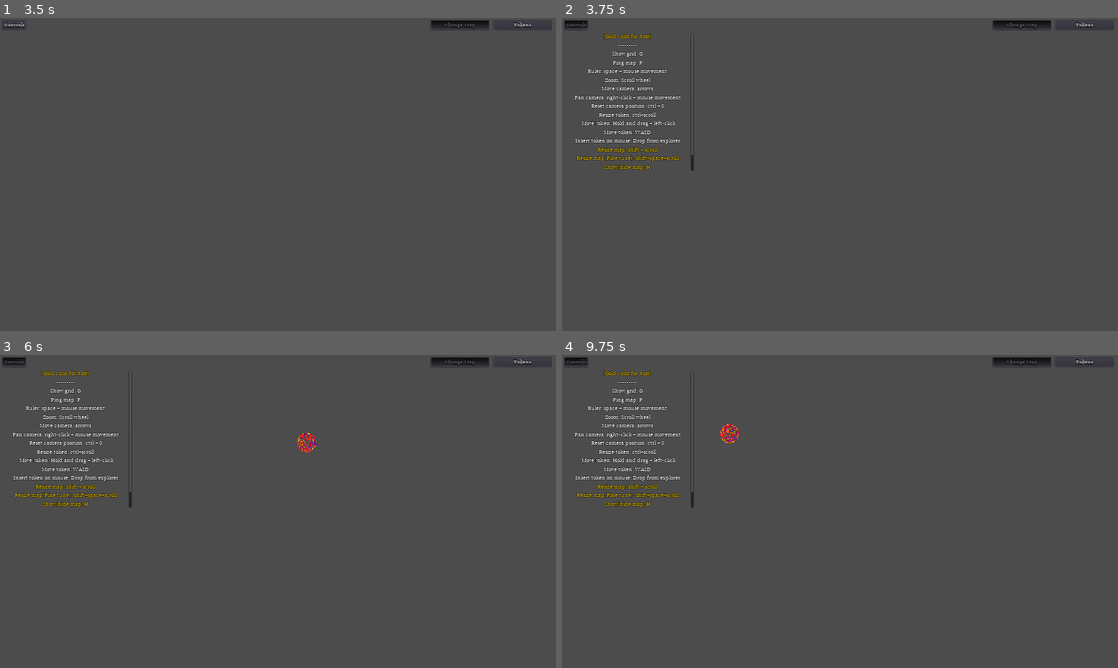
Above: before the commit, frames 1-4 (two rows, left to right).
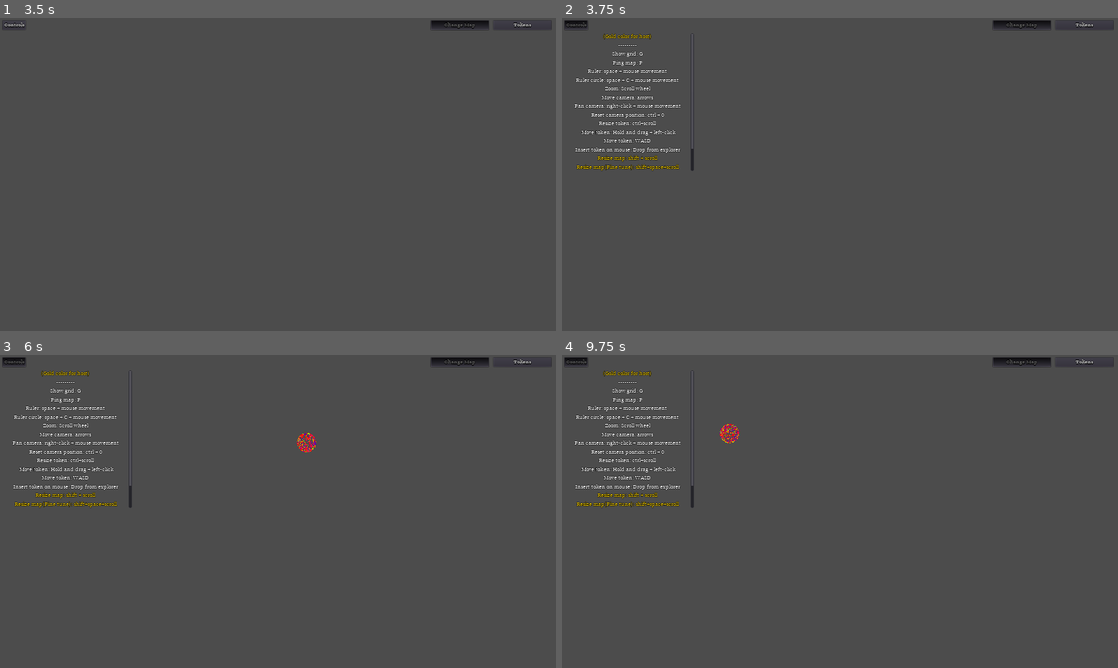
Above: after the commit, the same moments.

Repository: Vargdidan/DunjanTools
Game: Godot game, scene res://GUI/MainMenu.tscn
Two runs of this game, one before a commit and one after it. Both use one fixed random seed, a clock stepped at 60 frames per second and the inputs below.
Inputs (mouse positions are in pixels of both pictures, inside the frame that each line leads up to):
- Up to frame 1 (3.5 s): click "Host a game" at 0.5 s; click "Enter offline" at 1.25 s; click "Tokens" at 2 s; click "Change Map" at 2.75 s
- Up to frame 2 (3.75 s): click "Controls" at 3.5 s
- Up to frame 3 (6 s): tap Enter at 4.25, 5.75 s; move the mouse to (400, 495) at 4.27 s; hold Right (ui_right) 4.28-5.03 s; hold C (circle, bound only after the commit) 4.28-5.03 s; tap Space at 5 s; move the mouse to (166, 527) at 5.02 s; hold Down (ui_down) 5.03-5.78 s; tap Delete (delete) at 5.1 s; tap C (circle, bound only after the commit) at 5.3 s; move the mouse to (333, 442) at 5.77 s; hold Right (ui_right) from 5.78 s (still down); hold C (circle, bound only after the commit) from 5.78 s (still down); tap P (ping) at 5.85 s
- Up to frame 4 (9.75 s): move the mouse to (812, 574) at 6.52 s; release Right (ui_right) at 6.53 s; release C (circle, bound only after the commit) at 6.53 s; hold Up (ui_up) 6.53-7.28 s; tap Keypad 0 (zero_camera) at 6.6 s; tap C (circle, bound only after the commit) at 6.8, 8.1 s; tap Space at 7.25, 8.75 s; move the mouse to (1006, 558) at 7.27 s; hold C (circle, bound only after the commit) 7.28-8.03 s; hold Left (ui_left) 7.28-8.78 s; tap Enter at 8 s; move the mouse to (673, 464) at 8.02 s; move the mouse to (867, 511) at 8.77 s; hold Down (ui_down) 8.78-9.53 s; hold C (circle, bound only after the commit) 8.78-9.53 s; tap Delete (delete) at 8.85 s; move the mouse to (756, 433) at 9.52 s; hold Right (ui_right) from 9.53 s (still down); tap P (ping) at 9.6 s

Frame 1 is identical in both runs. In frame 2, 1.6% of the frame differs, in the area x 2-24%, y 19-49%; in frame 3, 1.6%; in frame 4, 1.6%.
Error in both runs: Invalid get index 'name' (on base: 'Nil'). (res://Session/Battlemap.gd:35)

Commit message:
Add files via upload

Diff:
--- a/DunjanTools/GUI/Controls.tscn
+++ b/DunjanTools/GUI/Controls.tscn
@@ -54,7 +54,7 @@
 
 [node name="VBoxContainer" type="VBoxContainer" parent="VSplitContainer/ControlsContainer"]
 margin_right = 436.0
-margin_bottom = 536.0
+margin_bottom = 566.0
 grow_horizontal = 0
 size_flags_horizontal = 3
 size_flags_vertical = 3
@@ -99,110 +99,118 @@
 text = "Ruler: space + mouse movement"
 align = 1
 
+[node name="Label17" type="Label" parent="VSplitContainer/ControlsContainer/VBoxContainer"]
+margin_top = 150.0
+margin_right = 436.0
+margin_bottom = 176.0
+custom_fonts/font = ExtResource( 3 )
+text = "Ruler circle: space + C + mouse movement"
+align = 1
+
 [node name="Label2" type="Label" parent="VSplitContainer/ControlsContainer/VBoxContainer"]
-margin_top = 150.0
-margin_right = 436.0
-margin_bottom = 176.0
+margin_top = 180.0
+margin_right = 436.0
+margin_bottom = 206.0
 custom_fonts/font = ExtResource( 3 )
 text = "Zoom: Scroll wheel"
 align = 1
 
 [node name="Label8" type="Label" parent="VSplitContainer/ControlsContainer/VBoxContainer"]
-margin_top = 180.0
-margin_right = 436.0
-margin_bottom = 206.0
+margin_top = 210.0
+margin_right = 436.0
+margin_bottom = 236.0
 custom_fonts/font = ExtResource( 3 )
 text = "Move camera: arrows"
 align = 1
 
 [node name="Label6" type="Label" parent="VSplitContainer/ControlsContainer/VBoxContainer"]
-margin_top = 210.0
-margin_right = 436.0
-margin_bottom = 236.0
+margin_top = 240.0
+margin_right = 436.0
+margin_bottom = 266.0
 custom_fonts/font = ExtResource( 3 )
 text = "Pan camera: right-click + mouse movement"
 align = 1
 
 [node name="Label7" type="Label" parent="VSplitContainer/ControlsContainer/VBoxContainer"]
-margin_top = 240.0
-margin_right = 436.0
-margin_bottom = 266.0
+margin_top = 270.0
+margin_right = 436.0
+margin_bottom = 296.0
 custom_fonts/font = ExtResource( 3 )
 text = "Reset camera position: ctrl + 0"
 align = 1
 
 [node name="Label3" type="Label" parent="VSplitContainer/ControlsContainer/VBoxContainer"]
-margin_top = 270.0
-margin_right = 436.0
-margin_bottom = 296.0
+margin_top = 300.0
+margin_right = 436.0
+margin_bottom = 326.0
 custom_fonts/font = ExtResource( 3 )
 text = "Resize token: ctrl+scroll"
 align = 1
 
 [node name="Label9" type="Label" parent="VSplitContainer/ControlsContainer/VBoxContainer"]
-margin_top = 300.0
-margin_right = 436.0
-margin_bottom = 326.0
+margin_top = 330.0
+margin_right = 436.0
+margin_bottom = 356.0
 custom_fonts/font = ExtResource( 3 )
 text = "Move token: Hold and drag + left-click"
 align = 1
 
 [node name="Label14" type="Label" parent="VSplitContainer/ControlsContainer/VBoxContainer"]
-margin_top = 330.0
-margin_right = 436.0
-margin_bottom = 356.0
+margin_top = 360.0
+margin_right = 436.0
+margin_bottom = 386.0
 custom_fonts/font = ExtResource( 3 )
 text = "Move token: WASD"
 align = 1
 
 [node name="Label13" type="Label" parent="VSplitContainer/ControlsContainer/VBoxContainer"]
-margin_top = 360.0
-margin_right = 436.0
-margin_bottom = 386.0
+margin_top = 390.0
+margin_right = 436.0
+margin_bottom = 416.0
 custom_fonts/font = ExtResource( 3 )
 text = "Insert token on mouse: Drop from explorer"
 align = 1
 
 [node name="Label4" type="Label" parent="VSplitContainer/ControlsContainer/VBoxContainer"]
-margin_top = 390.0
-margin_right = 436.0
-margin_bottom = 416.0
+margin_top = 420.0
+margin_right = 436.0
+margin_bottom = 446.0
 custom_fonts/font = ExtResource( 3 )
 custom_colors/font_color = Color( 0.862745, 0.72549, 0, 1 )
 text = "Resize map: shift + scroll"
 align = 1
 
 [node name="Label5" type="Label" parent="VSplitContainer/ControlsContainer/VBoxContainer"]
-margin_top = 420.0
-margin_right = 436.0
-margin_bottom = 446.0
+margin_top = 450.0
+margin_right = 436.0
+margin_bottom = 476.0
 custom_fonts/font = ExtResource( 3 )
 custom_colors/font_color = Color( 0.862745, 0.72549, 0, 1 )
 text = "Resize map(Fine tune): shift+space+scroll"
 align = 1
 
 [node name="Label10" type="Label" parent="VSplitContainer/ControlsContainer/VBoxContainer"]
-margin_top = 450.0
-margin_right = 436.0
-margin_bottom = 476.0
+margin_top = 480.0
+margin_right = 436.0
+margin_bottom = 506.0
 custom_fonts/font = ExtResource( 3 )
 custom_colors/font_color = Color( 0.862745, 0.72549, 0, 1 )
 text = "Show/hide map: H"
 align = 1
 
 [node name="Label11" type="Label" parent="VSplitContainer/ControlsContainer/VBoxContainer"]
-margin_top = 480.0
-margin_right = 436.0
-margin_bottom = 506.0
+margin_top = 510.0
+margin_right = 436.0
+margin_bottom = 536.0
 custom_fonts/font = ExtResource( 3 )
 custom_colors/font_color = Color( 0.862745, 0.72549, 0, 1 )
 text = "Hide square: ctrl + left-click"
 align = 1
 
 [node name="Label12" type="Label" parent="VSplitContainer/ControlsContainer/VBoxContainer"]
-margin_top = 510.0
-margin_right = 436.0
-margin_bottom = 536.0
+margin_top = 540.0
+margin_right = 436.0
+margin_bottom = 566.0
 custom_fonts/font = ExtResource( 3 )
 custom_colors/font_color = Color( 0.862745, 0.72549, 0, 1 )
 text = "Show square: shift + left-click"
--- a/DunjanTools/GUI/MainMenu.gd
+++ b/DunjanTools/GUI/MainMenu.gd
@@ -2,6 +2,13 @@
 
 # Called when the node enters the scene tree for the first time.
 func _ready():
+	var dir = Directory.new()
+	if dir.open(ClientVariables.token_path) != OK:
+		dir.make_dir(ClientVariables.token_path)
+
+	if dir.open(ClientVariables.map_path) != OK:
+		dir.make_dir(ClientVariables.map_path)
+
 	get_node("UI/Host").connect("pressed", Network, "_on_Host_pressed")
 	get_node("UI/Connect").connect("pressed", Network, "_on_Connect_pressed")
 	get_node("UI/UPNP").connect("toggled", Network, "_on_UPNP_toogled")
--- a/DunjanTools/GUI/PopulateMap.gd
+++ b/DunjanTools/GUI/PopulateMap.gd
@@ -18,7 +18,6 @@
 					create_map(name[0], file_name)
 			file_name = dir.get_next()
 	else:
-		dir.make_dir(path)
 		print("An error occurred when trying to access the path.")
 
 func create_map(name, file_name):
--- a/DunjanTools/Session/Ruler.gd
+++ b/DunjanTools/Session/Ruler.gd
@@ -37,4 +37,7 @@
 	if (pos_is_set):
 		var local_start_pos = to_local(Vector2(start_pos.x*64+32,start_pos.y*64+32))
 		var local_end_pos = to_local(Vector2(end_pos.x*64+32, end_pos.y*64+32))
-		draw_line(local_start_pos, local_end_pos, color, 3, true)
+		if (Input.is_action_pressed("circle")):
+			draw_circle(local_start_pos, local_start_pos.distance_to(local_end_pos),color)
+		else:
+			draw_line(local_start_pos, local_end_pos, color, 3, true)
--- a/DunjanTools/project.godot
+++ b/DunjanTools/project.godot
@@ -153,6 +153,11 @@
 "events": [ Object(InputEventKey,"resource_local_to_scene":false,"resource_name":"","device":0,"alt":false,"shift":false,"control":false,"meta":false,"command":false,"pressed":false,"scancode":80,"unicode":0,"echo":false,"script":null)
  ]
 }
+circle={
+"deadzone": 0.5,
+"events": [ Object(InputEventKey,"resource_local_to_scene":false,"resource_name":"","device":0,"alt":false,"shift":false,"control":false,"meta":false,"command":false,"pressed":false,"scancode":67,"unicode":0,"echo":false,"script":null)
+ ]
+}
 
 [rendering]
 
